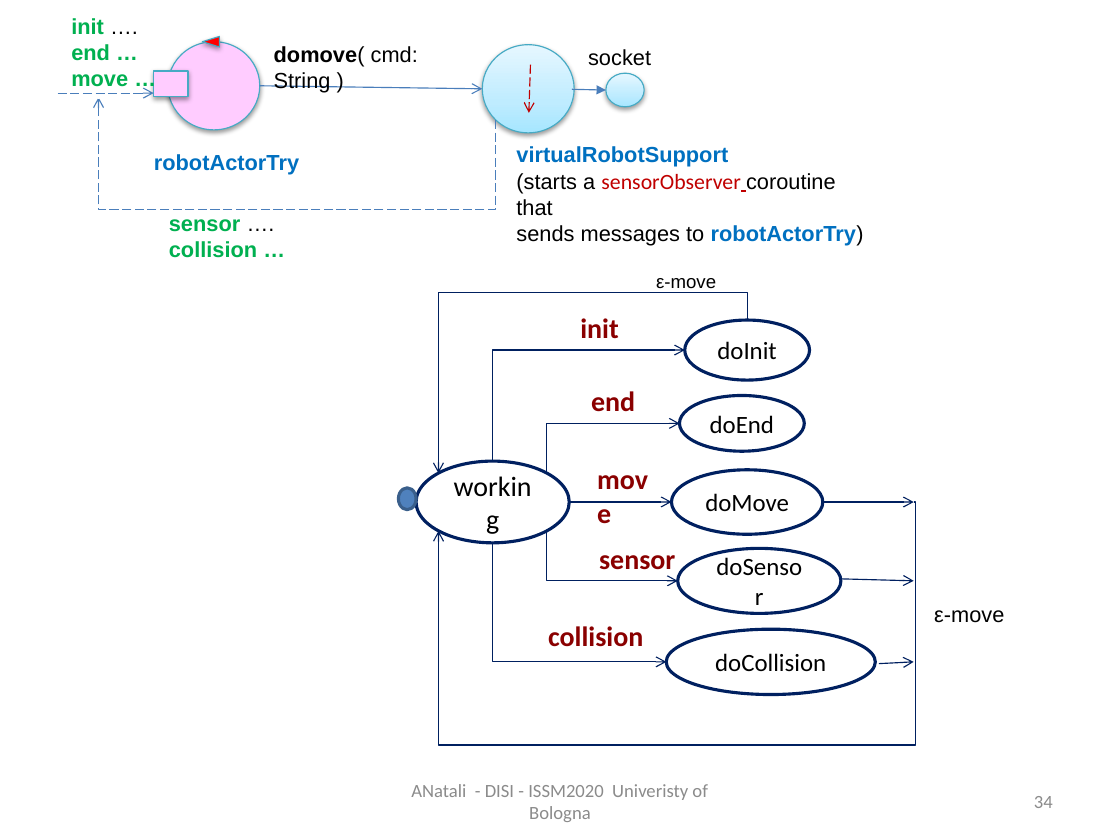
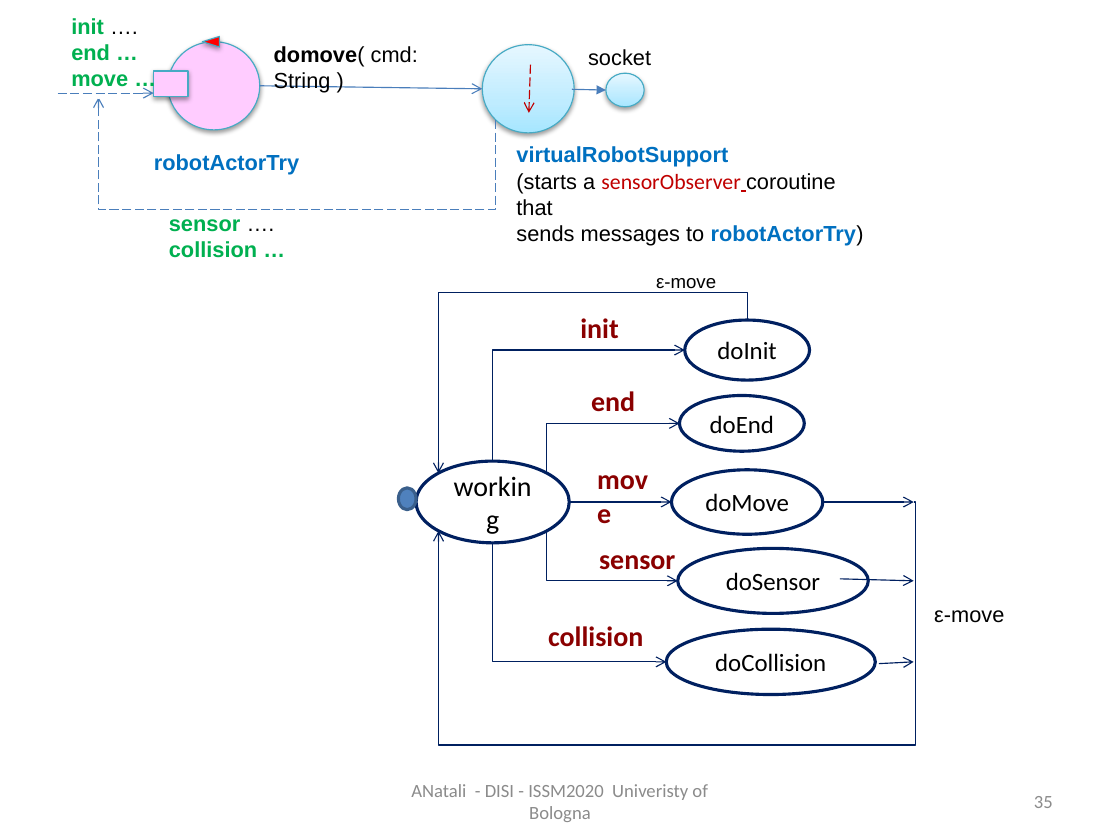
Before and after one commit to anatali/iss2020LabBo, a slide deck: slide 35 of it.unibo.issLabStart/userDocs/ISSM2020.pptx (slide 34 before the commit). Drawn at 1120x840 pixels with LibreOffice and Linux fonts; fonts in the diff are those of the drawing. Boxes give left, top, right and bottom in pixels: in the first picture for what was removed or moved away, otherwise in the second. Text is boxed around its words. In the diff, an @@ line names an element or a change of style, - is before the commit and + after.

```diff
--- a/it.unibo.issLabStart/userDocs/ISSM2020.pptx
+++ b/it.unibo.issLabStart/userDocs/ISSM2020.pptx
@@ ellipse "doSensor": place and size @@
-ellipse "doSensor" at box(678, 549, 841, 614)
+ellipse "doSensor" at box(678, 549, 868, 614)
@@ page number at box(1034, 796, 1053, 808): text changed @@
-34
+35
```
Also in this commit, not shown: 2 other slides changed, 2 slides added, 1 slide removed, 34 other files.
